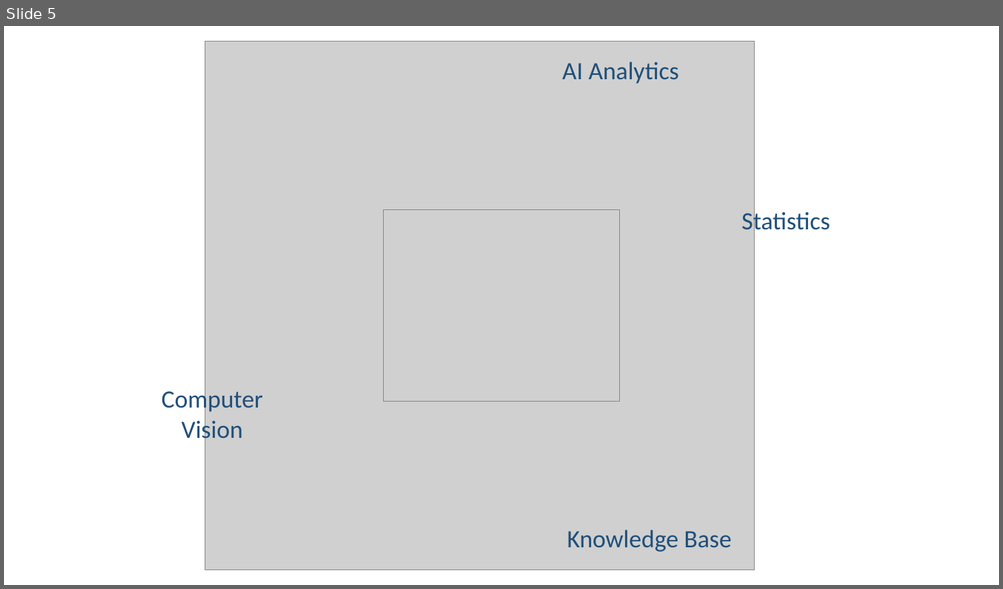
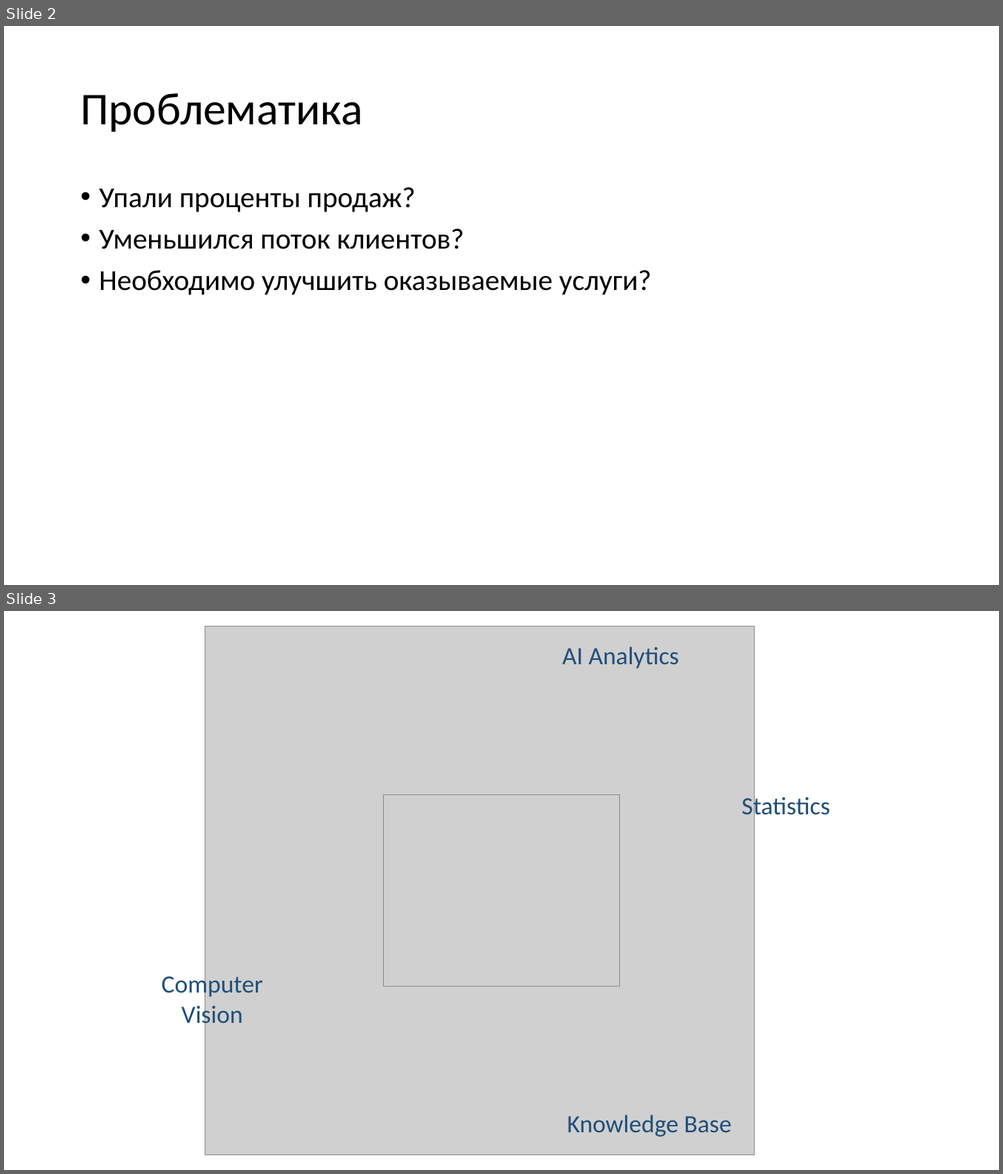
Before and after one commit to vadikko2/Hack_university, a slide deck: Hack_present - 3.pptx. Shown one above the other, each under a label of ours: slide 5 before the commit, slides 2 and 3 after it. The pictures are 1003x589 and 1003x1174 pixels, drawn with LibreOffice and Linux fonts; fonts in the diff are those of the drawing; grey boxes stand for pictures. Boxes give left, top, right and bottom in pixels: in the first picture for what was removed or moved away, otherwise in the second. Text is boxed around its words. In the diff, an @@ line names an element or a change of style, - is before the commit and + after.

```diff
--- a/Hack_present - 3.pptx
+++ b/Hack_present - 3.pptx
@@ slide 2 added at [4, 26, 999, 585], background #FFFFFF @@
@@ title added at [80, 93, 363, 132], 44 pt, text #000000 @@
+Проблематика
@@ text added at [99, 187, 652, 295], 28 pt, text #000000 @@
+• Упали проценты продаж?
+• Уменьшился поток клиентов?
+• Необходимо улучшить оказываемые услуги?
@@ what was slide 5 is now slide 3 @@
```
Also in this commit, not shown: 1 slide changed, 3 other slides added, 2 slides removed.
